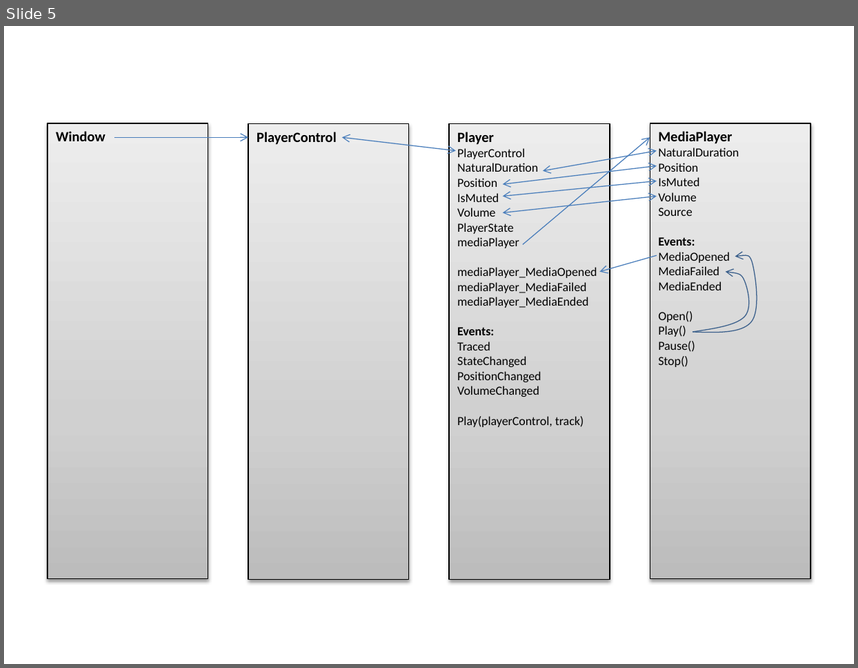
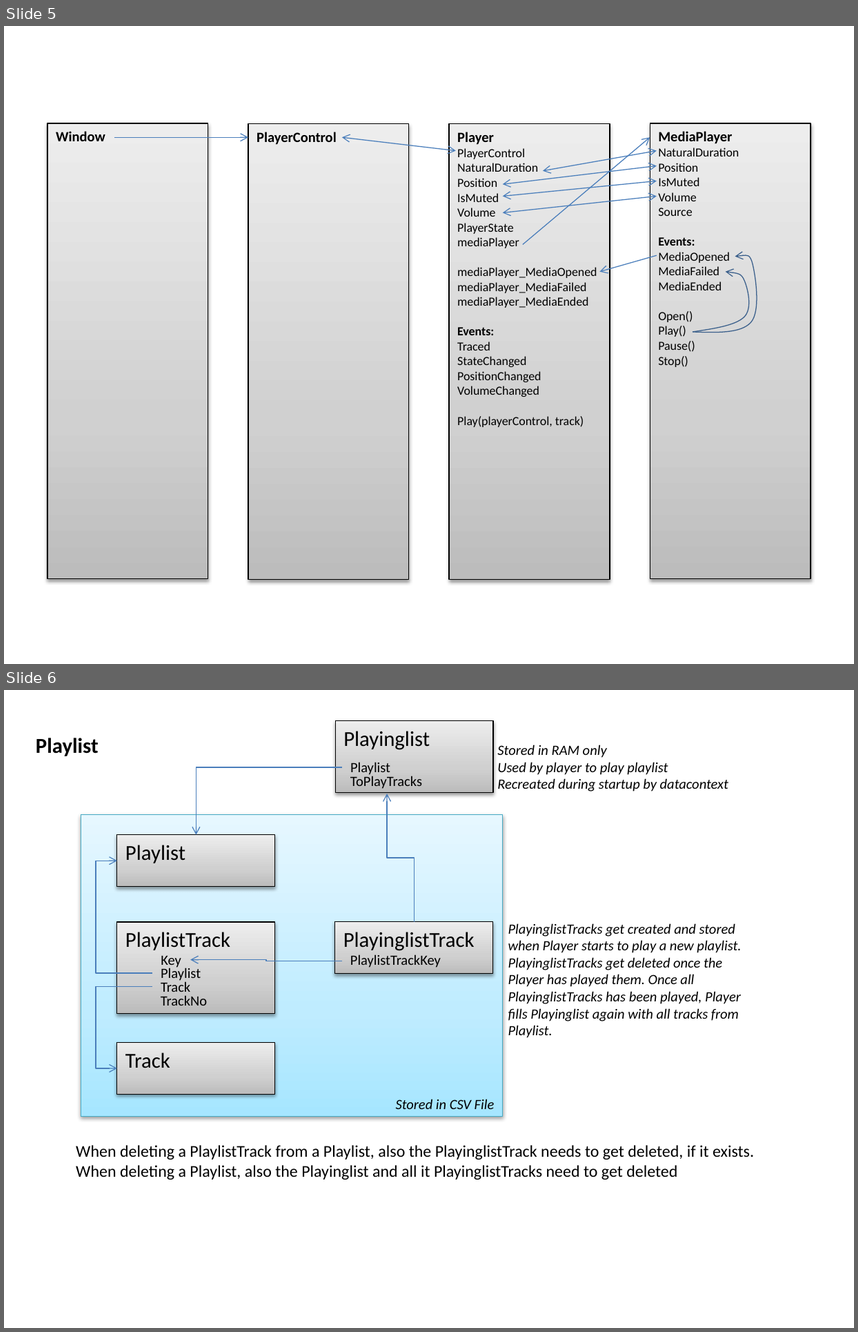
Before and after one commit to PeterHuberSg/MusicPlayer, a slide deck: Design.pptx. Shown one above the other, each under a label of ours: slide 5 before the commit, slides 5 and 6 after it. The pictures are 858x668 and 858x1332 pixels, drawn with LibreOffice and Linux fonts; fonts in the diff are those of the drawing. Boxes give left, top, right and bottom in pixels: in the first picture for what was removed or moved away, otherwise in the second. Text is boxed around its words. In the diff, an @@ line names an element or a change of style, - is before the commit and + after.

Commit message:
Some delete Track improvements

```diff
--- a/Design.pptx
+++ b/Design.pptx
@@ slide 6 added at (4, 690, 854, 1328), background #FFFFFF @@
@@ rectangle added at (335, 720, 494, 792), fill gradient #BDBDBD to #D1D1D1 to #EEEEEE, outline #000000 0.75 pt, 18 pt, text #000000 @@
+Playinglist
@@ text added at (36, 738, 99, 756), 18 pt, text #000000, bold @@
+Playlist
@@ text added at (497, 745, 728, 791), 12 pt, text #000000, italic @@
+Stored in RAM only
+Used by player to play playlist
+Recreated during startup by datacontext
@@ elbow arrow added from (342, 767) to (196, 834), #4B7EBC 0.75 pt @@
@@ text added at (350, 762, 390, 776), 12 pt, text #000000 @@
+Playlist
@@ text added at (350, 774, 422, 789), 12 pt, text #000000 @@
+ToPlayTracks
@@ elbow arrow added from (414, 922) to (388, 793), #4B7EBC 0.75 pt @@
@@ rectangle added at (81, 815, 503, 1116), fill gradient #A7E6FF to #C1EDFF to #E7F8FF, outline #46AAC5 0.75 pt, 12 pt, text #000000, italic @@
+Stored in CSV File
@@ rectangle added at (117, 834, 275, 887), fill gradient #BDBDBD to #D1D1D1 to #EEEEEE, outline #000000 0.75 pt, 18 pt, text #000000 @@
+Playlist
@@ elbow arrow added from (152, 973) to (117, 861), #4B7EBC 0.75 pt @@
@@ rectangle added at (117, 922, 275, 1014), fill gradient #BDBDBD to #D1D1D1 to #EEEEEE, outline #000000 0.75 pt, 18 pt, text #000000 @@
+PlaylistTrack
@@ rectangle added at (335, 922, 493, 974), fill gradient #BDBDBD to #D1D1D1 to #EEEEEE, outline #000000 0.75 pt, 18 pt, text #000000 @@
+PlayinglistTrack
@@ text added at (508, 923, 741, 1038), 12 pt, text #000000, italic @@
+PlayinglistTracks get created and stored when Player starts to play a new playlist.
+PlayinglistTracks get deleted once the Player has played them. Once all PlayinglistTracks has been played, Player fills Playinglist again with all tracks from
+Playlist.
@@ text added at (161, 956, 181, 969), 12 pt, text #000000 @@
+Key
@@ text added at (350, 954, 441, 967), 12 pt, text #000000 @@
+PlaylistTrackKey
@@ text added at (161, 966, 201, 982), 12 pt, text #000000 @@
+Playlist
@@ elbow arrow added from (342, 960) to (190, 960), #4B7EBC 0.75 pt @@
@@ elbow arrow added from (152, 987) to (117, 1068), #4B7EBC 0.75 pt @@
@@ text added at (161, 980, 190, 996), 12 pt, text #000000 @@
+Track
@@ text added at (161, 995, 207, 1005), 12 pt, text #000000 @@
+TrackNo
@@ rectangle added at (117, 1042, 275, 1094), fill gradient #BDBDBD to #D1D1D1 to #EEEEEE, outline #000000 0.75 pt, 18 pt, text #000000 @@
+Track
@@ text added at (76, 1145, 754, 1179), 14 pt, text #000000 @@
+When deleting a PlaylistTrack from a Playlist, also the PlayinglistTrack needs to get deleted, if it exists.
+When deleting a Playlist, also the Playinglist and all it PlayinglistTracks need to get deleted
```
Also in this commit, not shown: 9 other files.
